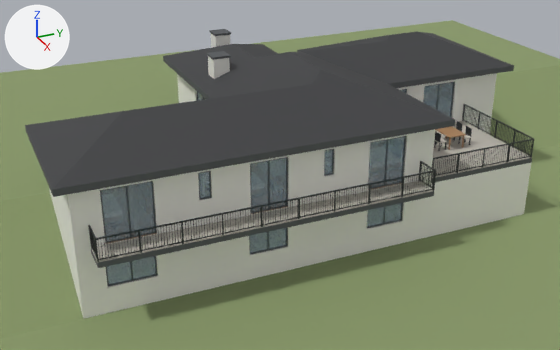
Renders of the glTF model model.glb from each side of a commit.
Both versions are drawn from a camera (50 mm lens) standing at (41.5, -3.5, 18.4) and looking at (8.1, 11.5, 1.7). The lights are fixed; the arrows at upper left show +X, +Y and +Z. The first picture is the older version. Where no turn or scale is listed for an object, it has been applied to the vertices.

Before the edit, the objects in view are built like this:
```python
me_mobiliario_exterior = bpy.data.meshes.new('Mobiliario_Exterior')
me_mobiliario_exterior.from_pydata(...)  # 224 vertices, 348 faces; spans x 10.2..11.8, y 18.73..20.67, z 3.17..4.07
# faces by material slot: [60, 48, 240]
me_mobiliario_exterior.materials.append(mat_mob_madeira_carvalho)  # brown #a98059
me_mobiliario_exterior.materials.append(mat_mob_tecido_claro)  # light grey #d9d3c8
me_mobiliario_exterior.materials.append(mat_gradeamento_ferro)  # dark grey #34383a
me_varanda_18m2 = bpy.data.meshes.new('Varanda_18m2')
me_varanda_18m2.from_pydata(...)  # 12 vertices, 22 faces; spans x 14.2..15.4, y 0.6..15.9, z 2.9..3.2
# faces by material slot: [12, 10]
me_varanda_18m2.materials.append(mat_reboco_cinza_basalto_e218)  # dark grey #55585b
me_varanda_18m2.materials.append(mat_pavimento_exterior)  # grey #bdb8ae
me_vidros = bpy.data.meshes.new('Vidros')
me_vidros.from_pydata(...)  # 224 vertices, 336 faces; spans x 0.1..14.1, y 1.2..23.4, z 1.3..5.5
me_vidros.materials.append(mat_vidro)  # blue #a9c4d3
ob_mobiliario_exterior = bpy.data.objects.new('Mobiliario_Exterior', me_mobiliario_exterior)
ob_mobiliario_exterior.location = (0.0, 0.0, 0.0)
ob_varanda_18m2 = bpy.data.objects.new('Varanda_18m2', me_varanda_18m2)
ob_varanda_18m2.location = (0.0, 0.0, 0.0)
ob_vidros = bpy.data.objects.new('Vidros', me_vidros)
ob_vidros.location = (0.0, 0.0, 0.0)
# also in view: 'Piso1_Paredes_Exteriores' at (7.1, 12.2, 4.6); 'Terraco_34m2' at (11.4, 19.5, 3.0); 'Piso0_Paredes_Exteriores' at (10.0, 11.2, 1.5); 'Piso1_Laje_Pavimento' at (7.1, 12.2, 3.1); 'Cobertura_4_Aguas' at (7.1, 12.2, 6.9)
```
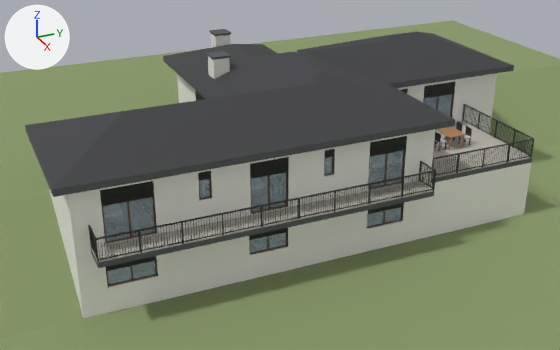
Location of each change, [x1, y1, x2, y2] in pixels of the pictures (560 x 350 px):
'Estores_Exteriores', added
    after: [100, 81, 456, 286]

Edits to the bpy script that builds the scene:
```text
Add mat_estores_preto:
    mat_estores_preto = principled_material('Estores_Preto')
    mat_estores_preto.base_color = (0.0075, 0.0075, 0.0075)  # black #151515
Add me_estores_exteriores:
    me_estores_exteriores.from_pydata(...)  # 1104 vertices, 1656 faces; spans x 0.0..14.2, y 1.1..23.5, z 1.2..5.6
    me_estores_exteriores.materials.append(mat_estores_preto)  # black #151515
Add ob_estores_exteriores:
    ob_estores_exteriores = bpy.data.objects.new('Estores_Exteriores', me_estores_exteriores)
    ob_estores_exteriores.location = (0.0, 0.0, 0.0)
```
